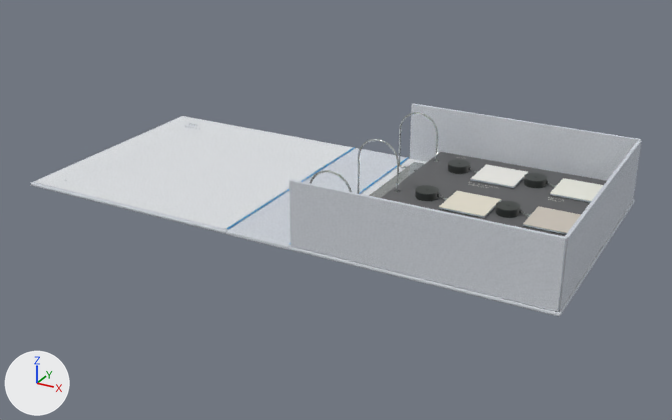
Before and after pictures for a commit that changed the glTF model volume-2-model.glb.
One viewpoint serves both versions: a camera (50 mm lens) standing at (0.45, -0.865, 0.41) and looking at (-0.018, -0.013, -0.015). The axes (+X, +Y, +Z) are drawn at lower left. The lights are the same throughout. The first picture is the older version. Where no turn or scale is listed for an object, it has been applied to the vertices.

The scene before the commit, as lines of its bpy script (objects in view):
```python
ob_cover_box_end = bpy.data.objects.new('Cover_box_end', me_cube_046)
ob_cover_box_end.location = (0.2764, 0.0, 0.0356)
ob_cover_box_side = bpy.data.objects.new('Cover_box_side', me_cube_044)
ob_cover_box_side.location = (0.1397, -0.1433, 0.0356)
ob_cover_box_side_001 = bpy.data.objects.new('Cover_box_side.001', me_cube_045)
ob_cover_box_side_001.location = (0.1397, 0.1433, 0.0356)
ob_cover_left = bpy.data.objects.new('Cover_left', me_cube_022)
ob_cover_left.location = (-0.2159, 0.0, -0.0025)
ob_cover_right = bpy.data.objects.new('Cover_right', me_cube_023)
ob_cover_right.location = (0.1397, 0.0, -0.0025)
ob_mounting_page_1 = bpy.data.objects.new('Mounting_page_1', me_cube_026)
ob_mounting_page_1.location = (0.1524, 0.0, 0.0169)
ob_spine_3_in = bpy.data.objects.new('Spine_3_in', me_cube_028)
ob_spine_3_in.location = (-0.0381, 0.0, -0.0025)
# also in view: 'Sample_PT-3' at (0.137, 0.0, 0.02); 'Sample_PT-1' at (0.137, 0.091, 0.02); 'Inside_left' at (-0.216, 0.0, 0.0); 'Sample_PT-4' at (0.229, 0.0, 0.021); 'Sample_PT-2' at (0.229, 0.091, 0.021)
```
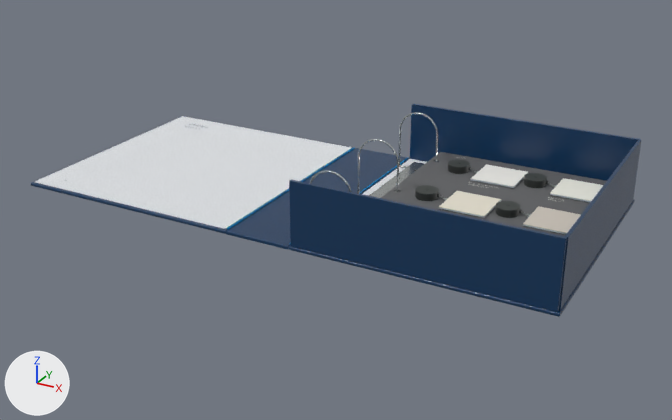
Pixel boxes (x1, y1, x2, y2) of what changed, in the pictures (672 x 420 px):
```json
{"object": "Cover_box_side", "change": "recoloured", "before": [289, 180, 567, 312], "after": [289, 180, 567, 312], "on screen": "grey to blue"}
{"object": "Cover_box_side.001", "change": "recoloured", "before": [410, 104, 641, 181], "after": [410, 104, 641, 181], "on screen": "grey to blue"}
{"object": "Cover_box_end", "change": "recoloured", "before": [559, 140, 641, 310], "after": [559, 140, 641, 310], "on screen": "darker"}
{"object": "Spine_3_in", "change": "recoloured", "before": [226, 148, 409, 250], "after": [226, 148, 409, 250], "on screen": "white to blue"}
{"object": "Cover_right", "change": "recoloured", "before": [288, 158, 635, 317], "after": [288, 158, 635, 317]}
{"object": "Cover_left", "change": "recoloured", "before": [31, 116, 355, 234], "after": [31, 116, 355, 234]}
```

Edits to the scene script, one JSON object a line:
```json
{"op": "add", "block": "img_plastic_exterior_color", "code": ["img_plastic_exterior_color = load_image('Plastic exterior color', '_unpacked/Plastic_exterior_color', 256, 256, 'sRGB')"]}
{"op": "add", "block": "img_plastic_exterior_normal", "code": ["img_plastic_exterior_normal = load_image('Plastic exterior normal', '_unpacked/Plastic_exterior_normal', 256, 256, 'Non-Color')"]}
{"op": "add", "block": "mat_utsw_shell_plastic_navy", "code": ["mat_utsw_shell_plastic_navy = bpy.data.materials.new('UTSW shell plastic navy')", "# colours: dark blue #00355d", "# uses the picture img_plastic_exterior_color", "# uses the picture img_plastic_exterior_normal"]}
{"block": "me_cube_046", "where": "me_cube_046.from_pydata(...)  # 56 vertices, 108 faces; spans x -0.002..0.002, y -0.141..0.141, z -0.036..0.036"}
{"op": "remove", "block": "me_cube_046", "code": "me_cube_046.materials.append(mat_utsw_shell_cloth_navy)"}
{"op": "add", "block": "me_cube_046", "code": "me_cube_046.materials.append(mat_utsw_shell_plastic_navy)"}
{"block": "me_cube_044", "where": "me_cube_044.from_pydata(...)  # 56 vertices, 108 faces; spans x -0.137..0.137, y -0.002..0.002, z -0.036..0.036"}
{"op": "remove", "block": "me_cube_044", "code": "me_cube_044.materials.append(mat_utsw_shell_cloth_navy)"}
{"op": "add", "block": "me_cube_044", "code": "me_cube_044.materials.append(mat_utsw_shell_plastic_navy)"}
{"block": "me_cube_045", "where": "me_cube_045.from_pydata(...)  # 56 vertices, 108 faces; spans x -0.137..0.137, y -0.002..0.002, z -0.036..0.036"}
{"op": "remove", "block": "me_cube_045", "code": "me_cube_045.materials.append(mat_utsw_shell_cloth_navy)"}
{"op": "add", "block": "me_cube_045", "code": "me_cube_045.materials.append(mat_utsw_shell_plastic_navy)"}
{"block": "me_cube_023", "where": "me_cube_023.from_pydata(...)  # 96 vertices, 188 faces; spans x -0.14..0.14, y -0.146..0.146, z -0.002..0.002"}
{"op": "remove", "block": "me_cube_023", "code": "me_cube_023.materials.append(mat_utsw_shell_cloth_navy)"}
{"op": "add", "block": "me_cube_023", "code": "me_cube_023.materials.append(mat_utsw_shell_plastic_navy)"}
{"block": "me_cube_022", "where": "me_cube_022.from_pydata(...)  # 96 vertices, 188 faces; spans x -0.14..0.14, y -0.146..0.146, z -0.002..0.002"}
{"op": "remove", "block": "me_cube_022", "code": "me_cube_022.materials.append(mat_utsw_shell_cloth_navy)"}
{"op": "add", "block": "me_cube_022", "code": "me_cube_022.materials.append(mat_utsw_shell_plastic_navy)"}
{"block": "me_cube_028", "where": "me_cube_028.from_pydata(...)  # 96 vertices, 188 faces; spans x -0.038..0.038, y -0.146..0.146, z -0.002..0.002"}
{"op": "remove", "block": "me_cube_028", "code": "me_cube_028.materials.append(mat_utsw_shell_cloth_navy)"}
{"op": "add", "block": "me_cube_028", "code": "me_cube_028.materials.append(mat_utsw_shell_plastic_navy)"}
```
